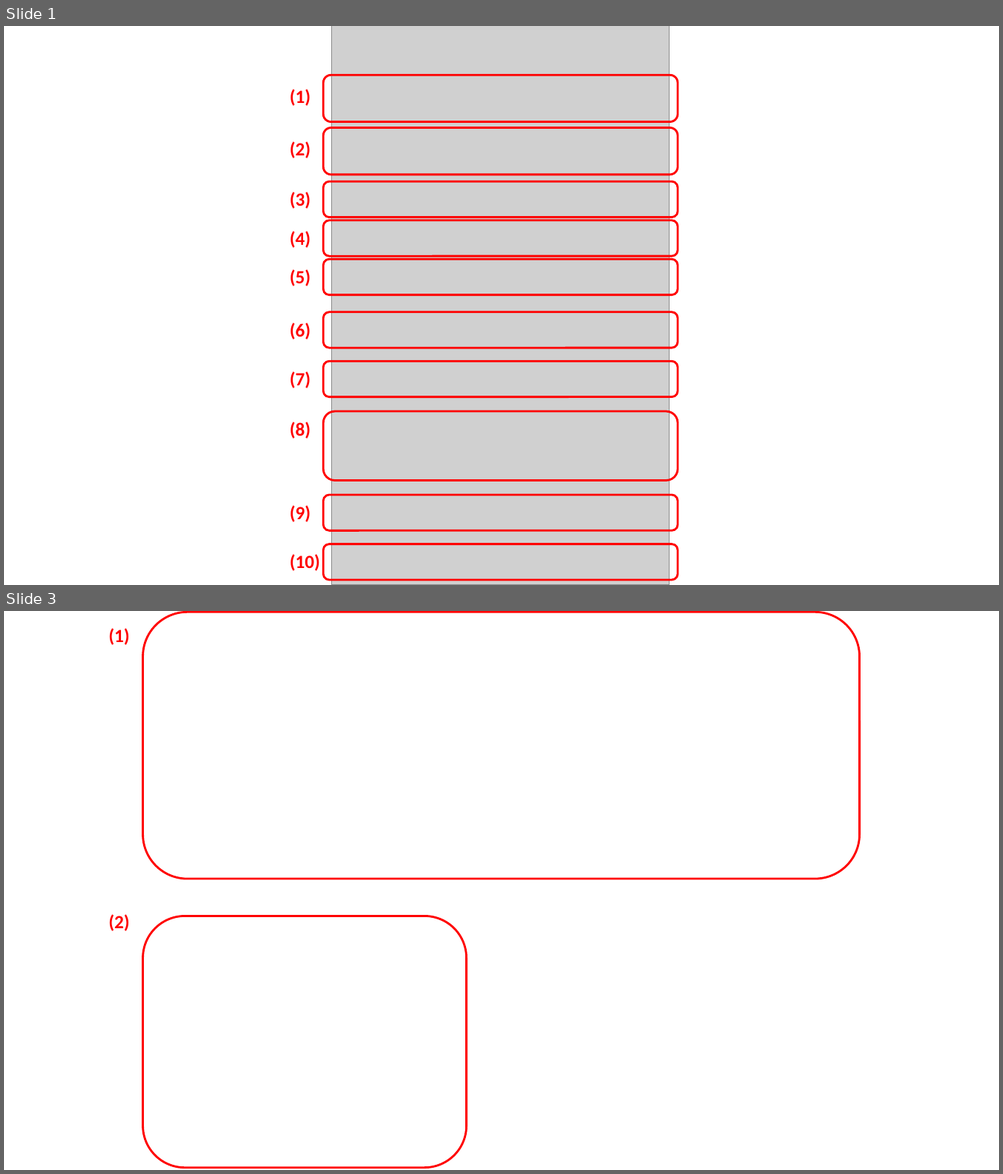
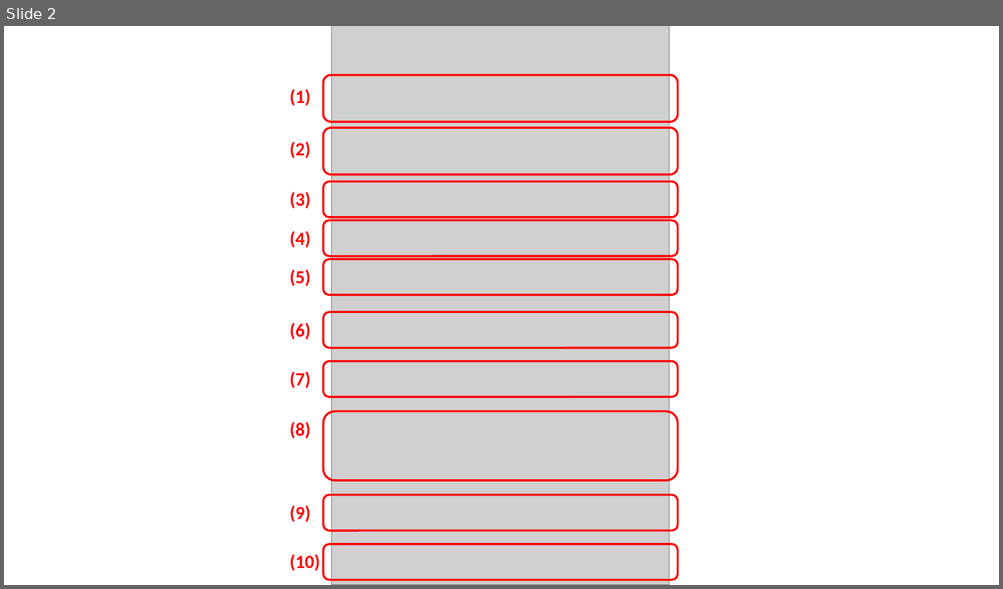
Before and after one commit to metaOmic/tutorial, a slide deck: figure/metaDE/metaOmics_DE.pptx. Shown one above the other, each under a label of ours: slides 1 and 3 before the commit, slide 2 after it; the slides between them are not shown. The pictures are 1003x1174 and 1003x589 pixels, drawn with LibreOffice and Linux fonts; fonts in the diff are those of the drawing; grey boxes stand for pictures. Boxes give left, top, right and bottom in pixels: in the first picture for what was removed or moved away, otherwise in the second. Text is boxed around its words. In the diff, an @@ line names an element or a change of style, - is before the commit and + after.

```diff
--- a/figure/metaDE/metaOmics_DE.pptx
+++ b/figure/metaDE/metaOmics_DE.pptx
@@ slide 3 removed at bbox=[4, 611, 999, 1170], background #FFFFFF @@
@@ text removed at bbox=[108, 628, 129, 645] @@
-(1)
@@ rounded rectangle removed at bbox=[143, 612, 859, 879] @@
@@ text removed at bbox=[108, 914, 129, 931] @@
-(2)
@@ rounded rectangle removed at bbox=[143, 916, 466, 1168] @@
@@ what was slide 1 is now slide 2 @@
```
Also in this commit, not shown: 3 slides added, 1 other slide removed, 44 other files.
